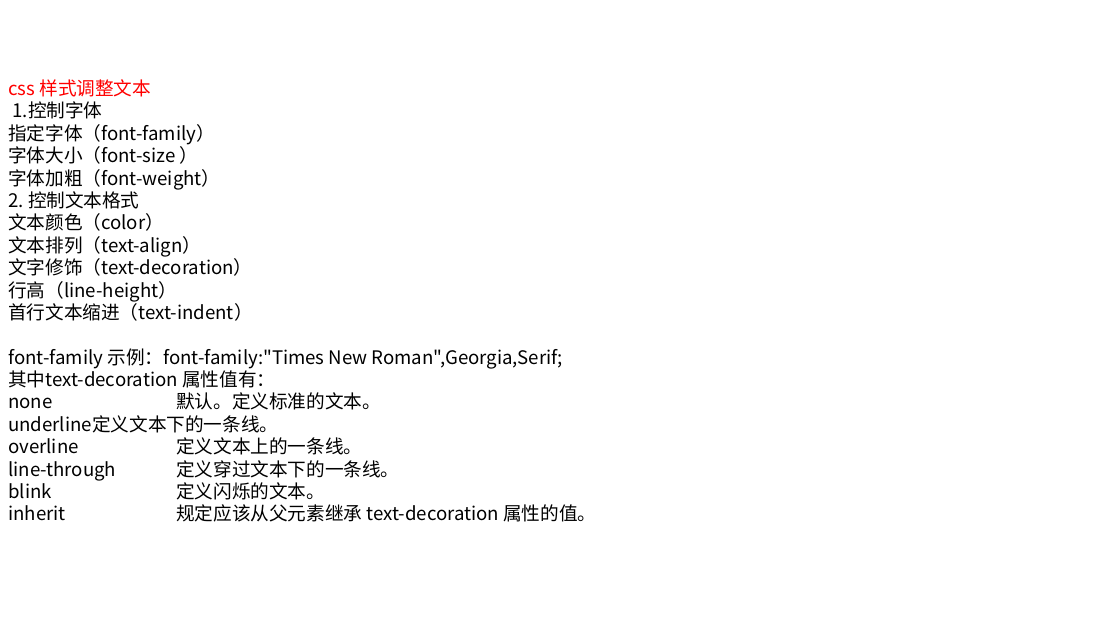
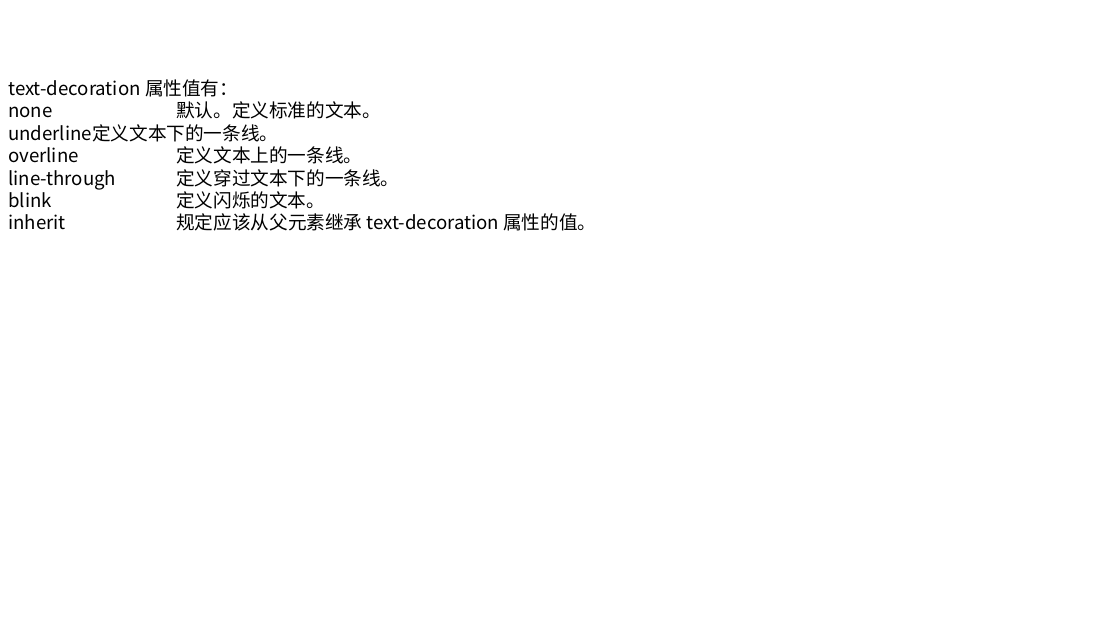
Before and after one commit to linkknown/PPT, a slide deck: slide 12 of 前端PPT/css 简介.pptx (slide 11 before the commit). Drawn at 1120x630 pixels with LibreOffice and Linux fonts; fonts in the diff are those of the drawing; background and template pictures are left out. Boxes give left, top, right and bottom in pixels: in the first picture for what was removed or moved away, otherwise in the second. Text is boxed around its words. In the diff, an @@ line names an element or a change of style, - is before the commit and + after.

```diff
--- a/前端PPT/css 简介.pptx
+++ b/前端PPT/css 简介.pptx
@@ text at (8,79,238,97): text changed @@
-css 样式调整文本
-1.控制字体
-指定字体（font-family）
-字体大小（font-size ）
-字体加粗（font-weight）
-2. 控制文本格式
-文本颜色（color）
-文本排列（text-align）
-文字修饰（text-decoration）
-行高（line-height）
-首行文本缩进（text-indent）
-font-family 示例：font-family:"Times New Roman",Georgia,Serif;
-其中text-decoration 属性值有：
+text-decoration 属性值有：
```
Also in this commit, not shown: 10 other slides changed, 1 slide added.
